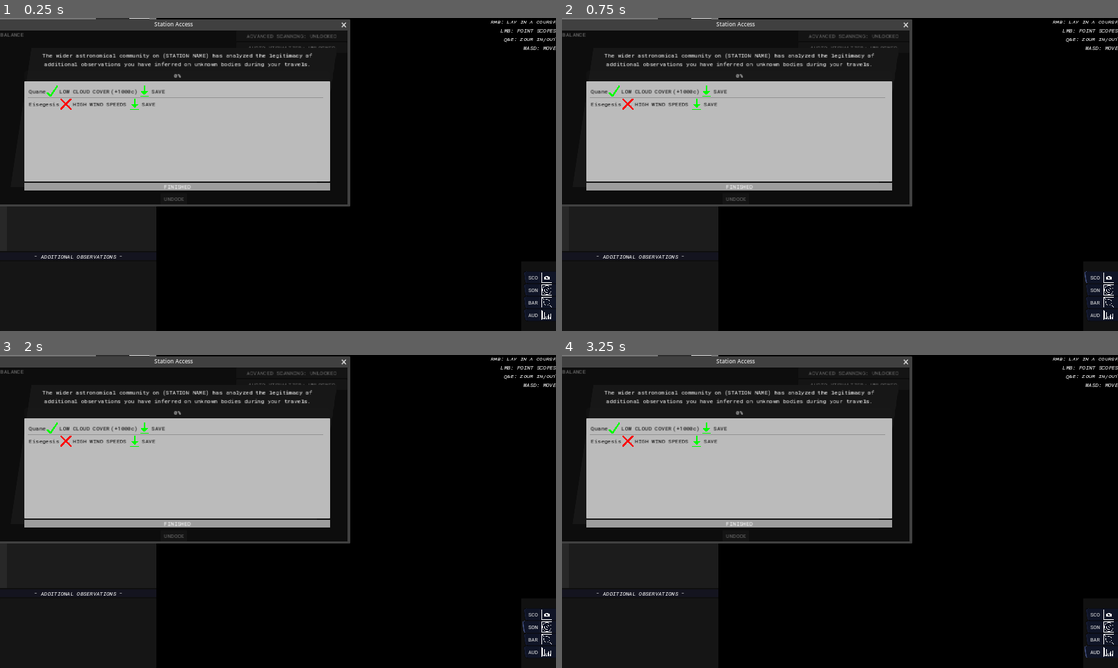
Above: before the commit, frames 1-4 (two rows, left to right).
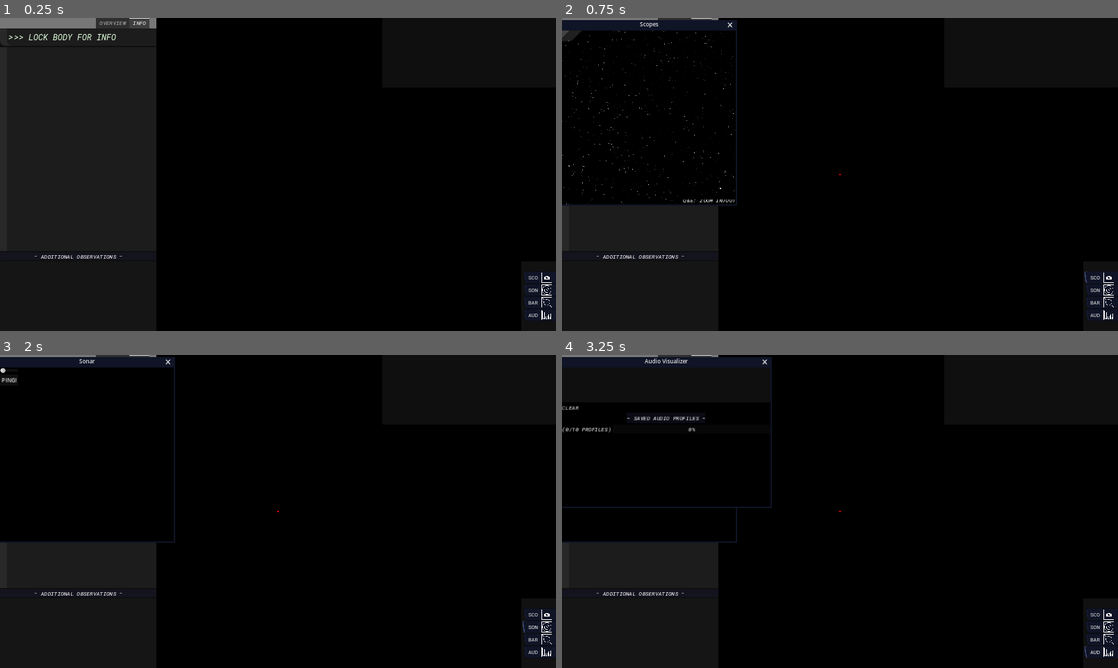
Above: after the commit, the same moments.

Repository: KermitGodFrog/Stellar-Cartography
Game: Godot game, scene res://Scenes/Game Master/gameMaster.tscn
Two runs of this game, one before a commit and one after it. Both use one fixed random seed, a clock stepped at 60 frames per second and the inputs below. Sound files missing from this copy of the repository are replaced by a short silence.
Inputs:
- Up to frame 1 (0.25 s): no input
- Up to frame 2 (0.75 s): click "SCO" at 0.5 s
- Up to frame 3 (2 s): click "SON" at 1.25 s
- Up to frame 4 (3.25 s): click "BAR" at 2 s; click "AUD" at 2.75 s

The runs differ from the first frame. In frame 1, 24% of the frame differs, in the area x 0-100%, y 0-61%; in frame 2, 23%; in frame 3, 23%; in frame 4, 23%.

Commit message:
New 'console' added, which displays messages.

Diff:
--- a/Scenes/Game/game.gd
+++ b/Scenes/Game/game.gd
@@ -238,8 +238,9 @@
 						sub_body.is_known = true
 	pass
 
-func _on_add_console_item(text: String, bg_color: Color = Color.WHITE): #called via systtem 3d
-	print_debug("ADD CONSOLE ITEM CALLED ", text, " ", bg_color)
+func _on_add_console_item(text: String, bg_color: Color = Color.WHITE, time: int = 500): #called via systtem 3d
+	print_debug("ADD CONSOLE ITEM CALLED ", text, " ", bg_color, " ", time)
+	system_map._on_add_console_item(text, bg_color, time)
 	pass
 
 func _on_sonar_ping(ping_width: int, ping_length: int, ping_direction: Vector2):
--- a/Scenes/Station UI/station_ui.tscn
+++ b/Scenes/Station UI/station_ui.tscn
@@ -17,6 +17,7 @@
 title = "Station Access"
 position = Vector2i(0, 36)
 size = Vector2i(1000, 500)
+visible = false
 always_on_top = true
 
 [node name="station_control" type="Control" parent="." groups=["FOLLOW_UPGRADE_STATE"]]
@@ -85,6 +86,7 @@
 (ADVANCED SCANNING REQUIRED)"
 
 [node name="save_audio_profiles_control" type="Control" parent="station_control"]
+visible = false
 top_level = true
 layout_mode = 1
 anchors_preset = 15
--- a/Scenes/System 3D/system_3d.gd
+++ b/Scenes/System 3D/system_3d.gd
@@ -1,7 +1,7 @@
 extends Node3D
 
 signal foundBody(id: int)
-signal addConsoleItem(text: String, bg_color: Color)
+signal addConsoleItem(text: String, bg_color: Color, time: int)
 
 var system: starSystemAPI
 var player_position: Vector2
@@ -75,8 +75,8 @@
 					var detection_scalar = camera_offset.position.distance_to(child.position) * camera.fov
 					if detection_scalar < body_detection_range and associated_body.is_known == false:
 						emit_signal("foundBody", child.get_identifier())
-						if not associated_body.metadata.has("value"): emit_signal("addConsoleItem", str("DISCOVERED BODY: ", associated_body.display_name), Color.DARK_GREEN)
-						elif associated_body.metadata.has("value"): emit_signal("addConsoleItem", str("DISCOVERED BODY: ", associated_body.display_name, " (est. value ", round(associated_body.metadata.get("value")), "c)"), Color.DARK_GREEN)
+						if not associated_body.metadata.has("value"): emit_signal("addConsoleItem", str("DISCOVERED BODY: ", associated_body.display_name), Color.DARK_GREEN, 500)
+						elif associated_body.metadata.has("value"): emit_signal("addConsoleItem", str("DISCOVERED BODY: ", associated_body.display_name, " (est. value ", round(associated_body.metadata.get("value")), "c)"), Color.DARK_GREEN, 500)
 
 	#this is broked because when you unlock a body by moving the camera target pos, the locked_body_identifier variable on this script remains the same - thereofore, it always displays that you are locked to a body
 	#setting locked_body_label text
--- /dev/null
+++ b/Scenes/System Map/console.gd
@@ -0,0 +1,27 @@
+extends ItemList
+
+var pending_items: Array[Array] = []
+const MAX_ITEM_COUNT: int = 7
+
+func async_add_item(text: String, bg_color: Color = Color.WHITE, time: int = 500):
+	pending_items.push_back([text, bg_color, time])
+	pass
+
+func _physics_process(delta):
+	var item_count = get_item_count()
+	for item in item_count:
+		var metadata = get_item_metadata(item)
+		if metadata:
+			set_item_metadata(item, maxi(0, metadata - delta))
+			print(metadata)
+			if get_item_metadata(item) == 0: remove_item(item)
+
+	if item_count < (MAX_ITEM_COUNT + 1):
+		if not pending_items.is_empty():
+			var new_item_data = pending_items.front()
+			if new_item_data:
+				var new_item = add_item(new_item_data[0], null, false)
+				set_item_custom_bg_color(new_item, new_item_data[1])
+				set_item_metadata(new_item, float(new_item_data[2]))
+				pending_items.remove_at(0)
+	pass
--- a/Scenes/System Map/system_map.gd
+++ b/Scenes/System Map/system_map.gd
@@ -37,6 +37,7 @@
 @onready var go_to_button = $camera/canvas/control/tabs/OVERVIEW/actions_panel/actions_scroll/go_to_button
 @onready var picker_label = $camera/canvas/control/tabs/INFO/picker_panel/picker_margin/picker_scroll/picker_label
 @onready var picker_button = $camera/canvas/control/tabs/INFO/picker_panel/picker_margin/picker_scroll/picker_button
+@onready var console = $camera/canvas/control/console
 
 var camera_target_position: Vector2 = Vector2.ZERO
 var follow_body : bodyAPI
@@ -306,7 +307,9 @@
 		follow_body.guessed_variation = index
 	pass
 
-
+func _on_add_console_item(text: String, bg_color: Color = Color.WHITE, time: int = 500):
+	console.async_add_item(text, bg_color, time)
+	pass
 
 
 
--- a/Scenes/System Map/system_map.tscn
+++ b/Scenes/System Map/system_map.tscn
@@ -9,6 +9,7 @@
 [ext_resource type="Texture2D" uid="uid://dsyfc4m1nq34w" path="res://Graphics/stop_icon.png" id="7_bacyf"]
 [ext_resource type="Theme" uid="uid://br33hy3pgvm14" path="res://Scenes/System Map/system_map_APPS_theme.tres" id="8_a7cgy"]
 [ext_resource type="Texture2D" uid="uid://by3kiv6a2b0ef" path="res://Graphics/scopes_icon.png" id="8_jefec"]
+[ext_resource type="Script" path="res://Scenes/System Map/console.gd" id="8_oaj06"]
 [ext_resource type="Texture2D" uid="uid://btt2br45f8t21" path="res://Graphics/sonar_icon.png" id="9_4nwtv"]
 [ext_resource type="Script" path="res://Scenes/System Map/ui_apps_scroll.gd" id="9_pw1kh"]
 [ext_resource type="Texture2D" uid="uid://dmbeihbgpfdbj" path="res://Graphics/barycenter_icon.png" id="10_ih8qm"]
@@ -223,6 +224,7 @@
 popup/item_2/id = 2
 
 [node name="controls_label" type="Label" parent="system/camera/canvas/control"]
+visible = false
 layout_mode = 1
 anchors_preset = 1
 anchor_left = 1.0
@@ -237,6 +239,17 @@
 WASD: MOVE
 "
 horizontal_alignment = 2
+
+[node name="console" type="ItemList" parent="system/camera/canvas/control"]
+custom_minimum_size = Vector2(500, 200)
+layout_mode = 1
+anchors_preset = 1
+anchor_left = 1.0
+anchor_right = 1.0
+offset_left = -40.0
+offset_bottom = 40.0
+grow_horizontal = 0
+script = ExtResource("8_oaj06")
 
 [node name="apps_panel" type="Panel" parent="system/camera/canvas/control"]
 custom_minimum_size = Vector2(100, 200)
Not shown: 1 places in Scenes/System Map/system_map.tscn that only renumber resources
